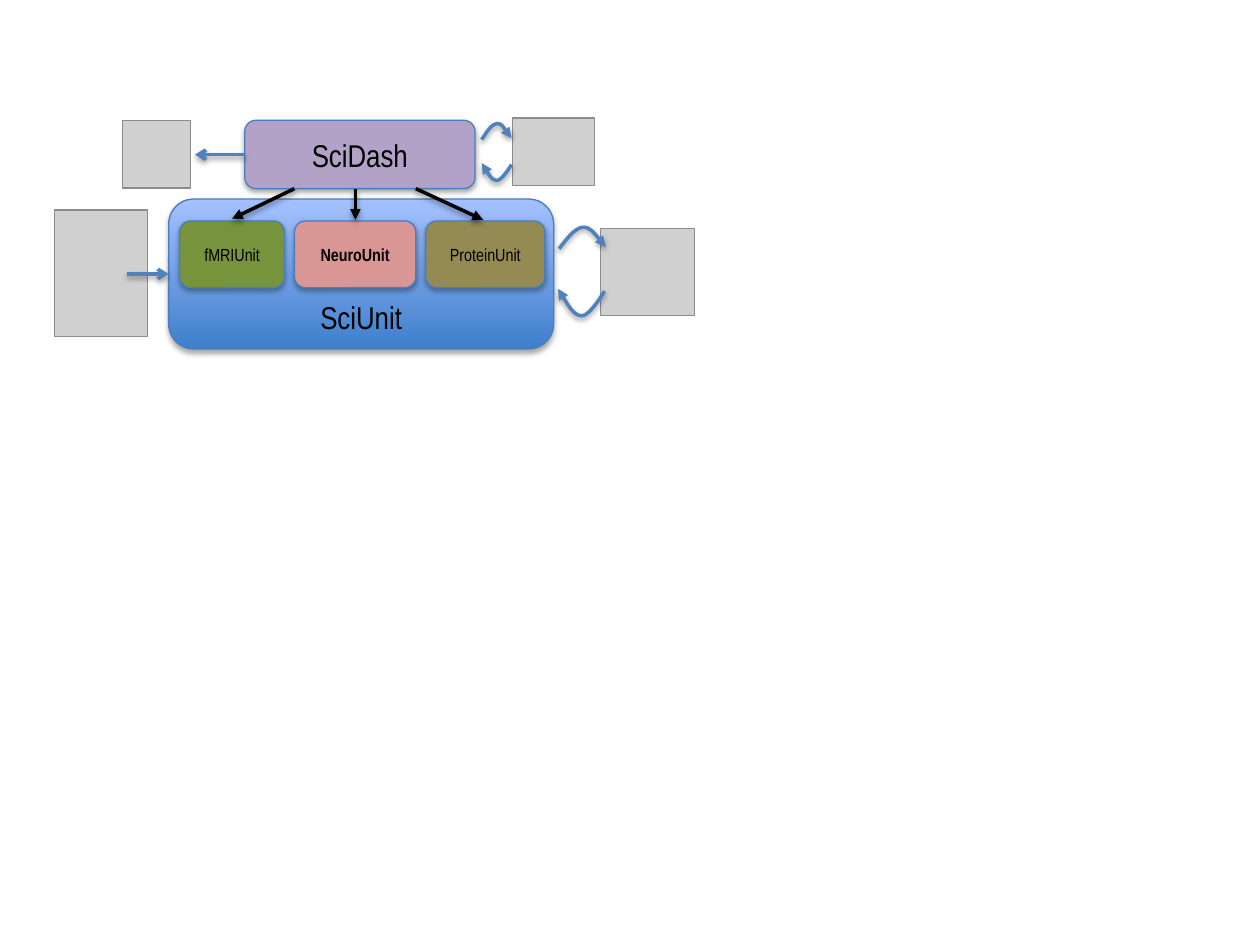
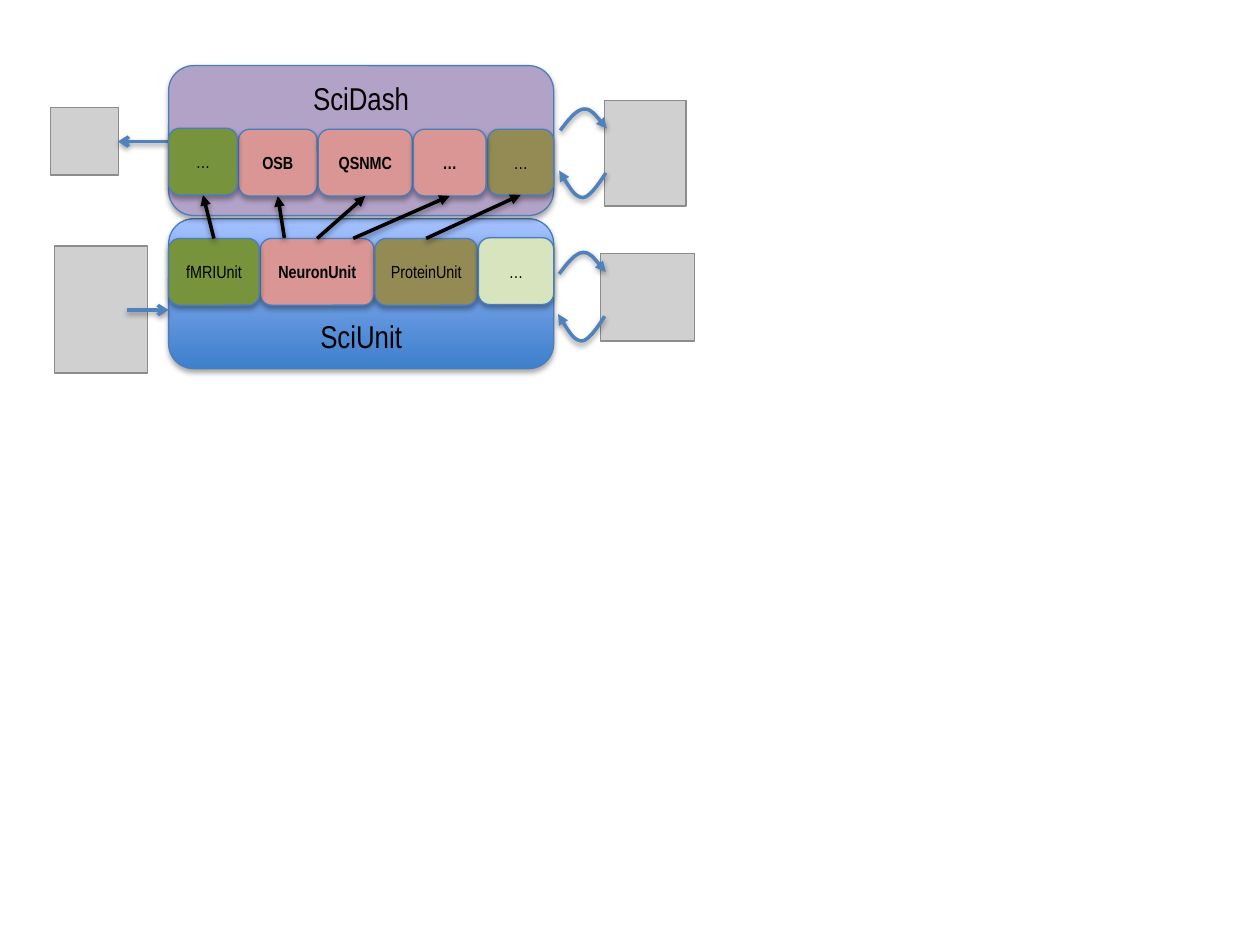
Before and after one commit to cyrus-/grants, a slide deck: slide 1 of 2013-NSF-ABI/SciUnit Figures.pptx. Drawn at 1260x945 pixels with LibreOffice and Linux fonts; fonts in the diff are those of the drawing; grey boxes stand for pictures. Boxes give left, top, right and bottom in pixels: in the first picture for what was removed or moved away, otherwise in the second. Text is boxed around its words. In the diff, an @@ line names an element or a change of style, - is before the commit and + after.

Commit message:
Added new SciDash record matrix figure

```diff
--- a/2013-NSF-ABI/SciUnit Figures.pptx
+++ b/2013-NSF-ABI/SciUnit Figures.pptx
@@ rounded rectangle "SciDash": place and size @@
-rounded rectangle "SciDash" at (244,120,475,188)
+rounded rectangle "SciDash" at (169,66,554,215)
@@ rounded rectangle "SciDash" at (169,66,554,215): vertical alignment middle to top @@
@@ picture: place and size @@
-picture at (122,120,190,188)
+picture at (50,107,118,175)
@@ picture removed at (513,118,595,186) @@
@@ freeform shape: place and size @@
-freeform shape at (481,123,512,140)
+freeform shape at (561,110,607,131)
@@ picture added at (605,101,687,207) @@
@@ arrow moved from (244, 155) - (195, 155) to (168, 141) - (118, 141) @@
@@ rounded rectangle added at (169,129,238,195), fill #77933C, outline #4B7EBC 0.75 pt, 10 pt, text #000000 @@
+…
@@ rounded rectangle added at (238,130,316,197), fill #D99694, outline #4B7EBC 0.75 pt, 10 pt, text #000000, bold @@
+OSB
@@ rounded rectangle added at (319,130,413,197), fill #D99694, outline #4B7EBC 0.75 pt, 10 pt, text #000000, bold @@
+QSNMC
@@ rounded rectangle added at (413,130,486,197), fill #D99694, outline #4B7EBC 0.75 pt, 10 pt, text #000000, bold @@
+…
@@ rounded rectangle added at (488,130,553,195), fill #948A54, outline #4B7EBC 0.75 pt, 10 pt, text #000000 @@
+…
@@ freeform shape: place and size @@
-freeform shape at (481,164,512,181)
+freeform shape at (559,170,606,197)
@@ arrow moved from (232, 219) - (295, 189) to (203, 195) - (214, 238) @@
@@ arrow moved from (355, 219) - (355, 189) to (277, 197) - (285, 238) @@
@@ arrow added from (318, 238) to (365, 197), #000000 2 pt @@
@@ arrow added from (353, 238) to (450, 195), #000000 2 pt @@
@@ arrow moved from (483, 219) - (416, 189) to (520, 195) - (426, 238) @@
@@ rounded rectangle "SciUnit": place and size @@
-rounded rectangle "SciUnit" at (169,199,554,349)
+rounded rectangle "SciUnit" at (169,219,554,369)
@@ rounded rectangle "fMRIUnit": place and size @@
-rounded rectangle "fMRIUnit" at (180,220,285,287)
+rounded rectangle "fMRIUnit" at (169,238,260,305)
@@ rounded rectangle "NeuronUnit": place and size @@
-rounded rectangle "NeuronUnit" at (295,220,416,287)
+rounded rectangle "NeuronUnit" at (261,238,374,305)
@@ rounded rectangle "ProteinUnit": place and size @@
-rounded rectangle "ProteinUnit" at (426,220,546,287)
+rounded rectangle "ProteinUnit" at (375,238,478,305)
@@ rounded rectangle added at (479,238,554,305), fill #D7E4BD, outline #4B7EBC 0.75 pt, 10 pt, text #000000 @@
+…
@@ picture: place and size @@
-picture at (54,210,147,338)
+picture at (54,246,147,373)
@@ text in rounded rectangle at (278,265,356,278): text changed @@
-NeuroUnit
+NeuronUnit
@@ arrow moved from (127, 273) - (169, 273) to (127, 310) - (169, 310) @@
@@ 2 freeform shapes, 1 picture: place and size @@
-2 freeform shapes, 1 picture at (558,227,694,315)
+2 freeform shapes, 1 picture at (558,252,694,340)
```
Also in this commit, not shown: 4 other files.
